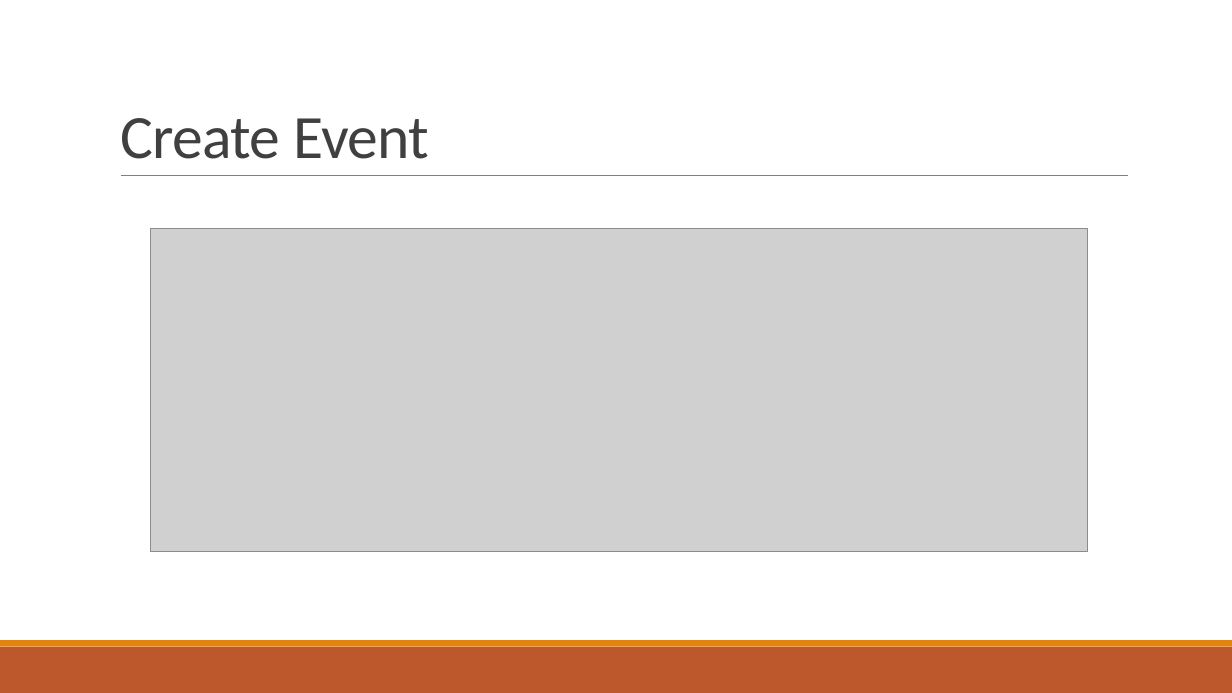
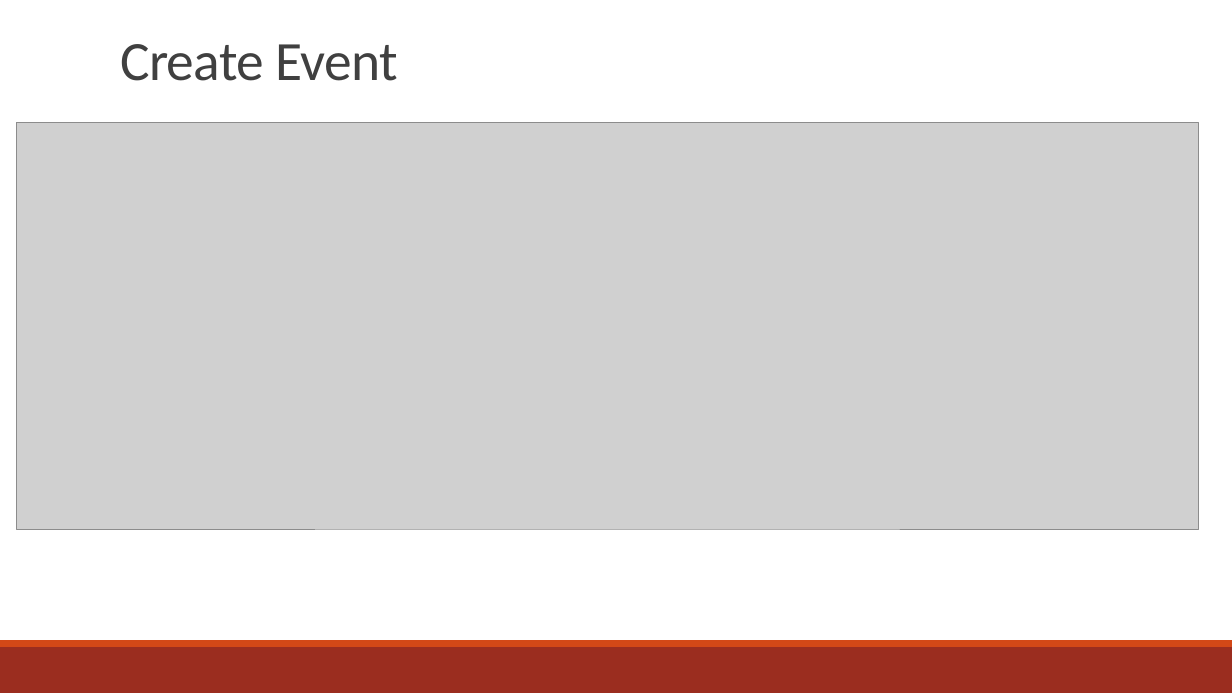
Before and after one commit to amgabriel45/CS495ClubStuff, a slide deck: slide 6 of Crimson Clubs (Design).pptx. Drawn at 1232x693 pixels with LibreOffice and Linux fonts; fonts in the diff are those of the drawing; grey boxes stand for pictures. Boxes give left, top, right and bottom in pixels: in the first picture for what was removed or moved away, otherwise in the second. Text is boxed around its words. In the diff, an @@ line names an element or a change of style, - is before the commit and + after.

Commit message:
Design Changes
Changed the color and made everything bigger so it should be able to be seen better during the presentation.

```diff
--- a/Crimson Clubs (Design).pptx
+++ b/Crimson Clubs (Design).pptx
@@ title "Create Event" at <box>120,44,397,81</box>: size 48 to 43.2 pt @@
@@ picture: place and size @@
-picture at <box>151,228,1088,551</box>
+picture at <box>17,122,1199,529</box>
@@ line removed from (121, 176) to (1128, 176) @@
@@ rectangle at <box>0,647,1232,693</box>: fill #BD582C to #9B2D1F @@
@@ rectangle at <box>0,640,1232,647</box>: fill #E48312 to #D34817 @@
```
Also in this commit, not shown: 11 other slides changed.
